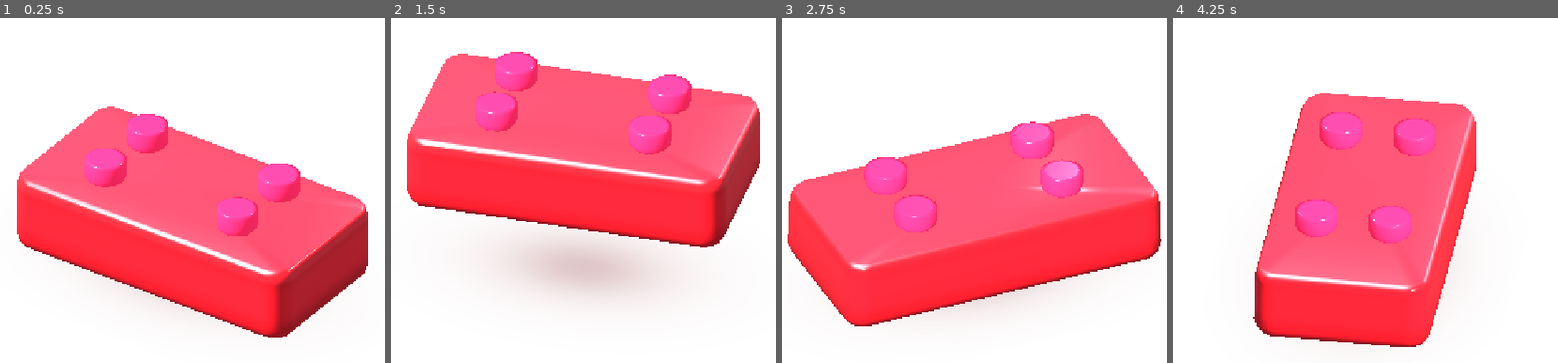
Above: before the commit, frames 1-4 (left to right).
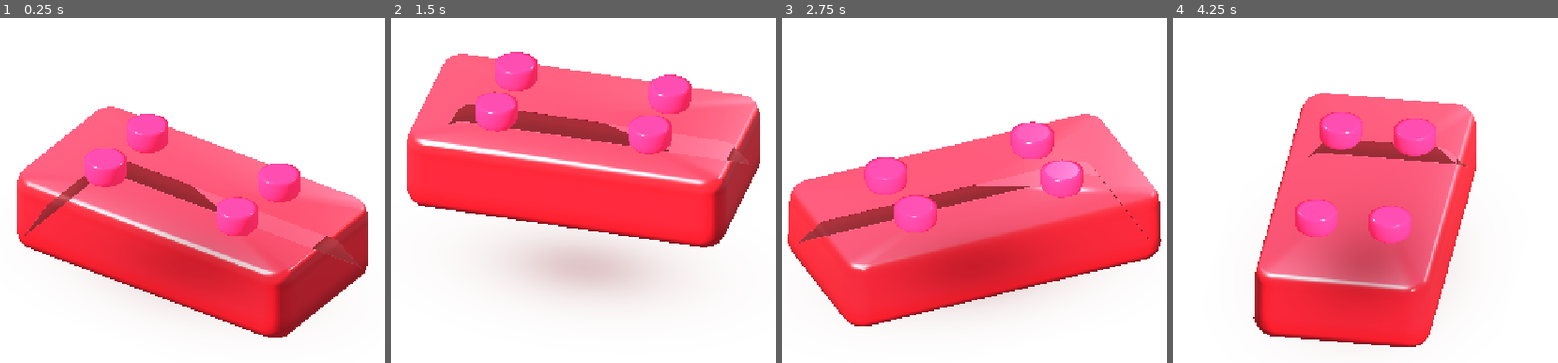
Above: after the commit, the same moments.

Repository: dbrckk/Jelly-bricks
Game: Godot game, scene res://prototypes/single_brick/interactive.tscn
The game is run twice, just before and just after one commit, with the same random seed, the same clock (stepped at 60 frames per second) and the same inputs. This scene is started directly instead of the project's main scene.
Inputs (mouse positions are in pixels of both pictures, inside the frame that each line leads up to):
- Up to frame 1 (0.25 s): no input
- Up to frame 2 (1.5 s): move the mouse to (564, 362) at 0.52 s; click (564, 362) at 0.67 s; drag from (710, 325) to (564, 362) at 1.27 s
- Up to frame 3 (2.75 s): move the mouse to (847, 97) at 2.02 s; click (847, 97) at 2.17 s
- Up to frame 4 (4.25 s): drag from (1384, 211) to (1238, 97) at 2.77 s; move the mouse to (1303, 24) at 3.52 s; click (1303, 24) at 3.67 s

The runs differ from the first frame. In frame 1, 6.3% of the frame differs, in the area x 6-94%, y 41-81%; in frame 2, 3.2%; in frame 3, 7.7%, in the area x 4-97%, y 28-81%; in frame 4, 5.7%.

Commit message:
feat(optics): optional bounded screen-space colored refraction for experimental gel

Diff:
--- a/native-godot/prototypes/single_brick/wet_gel.gdshader
+++ b/native-godot/prototypes/single_brick/wet_gel.gdshader
@@ -34,6 +34,10 @@
 // Dense colored transmission approximation without alpha sorting. Only
 // enabled on the Physics Lab; original static reference shots stay stable.
 uniform float interior_scatter : hint_range(0.0, 1.0) = 0.0;
+// Optional controlled screen-space transmission; disabled in production.
+uniform float screen_transmission : hint_range(0.0, 1.0) = 0.0;
+uniform float refraction_pixels : hint_range(0.0, 8.0) = 3.0;
+uniform sampler2D screen_tex : hint_screen_texture, filter_linear_mipmap;
 varying vec3 local_point;
 varying vec3 camera_local;
 
@@ -249,6 +253,23 @@
     // cylindrical flanks transmit more light than the thick 2x1 body.
     optical = mix(optical, pigment.rgb * mix(0.77, 0.99, crown),
         stud_mode * 0.46 * (1.0 - reflection * 0.5));
+    if (screen_transmission > 0.001) {
+        // Screen-space colored transmission. This samples only the already
+        // rendered background; it cannot refract hidden rear geometry.
+        // Opaque material avoids the sorting artefacts of alpha blending.
+        vec2 texel = 1.0 / vec2(textureSize(screen_tex, 0));
+        vec2 bend = n.xy * refraction_pixels * texel *
+            (0.28 + 0.72 * grazing);
+        vec2 uv = clamp(SCREEN_UV + bend, texel, vec2(1.0) - texel);
+        vec3 behind = textureLod(screen_tex, uv, 1.0).rgb;
+        float passage = exp(-0.85 * optical_path);
+        vec3 filtered = behind * (0.28 + pigment.rgb * 0.72) *
+            (0.36 + 0.64 * passage);
+        // Limit transparency to frontal, relatively thin sections.
+        float strength = screen_transmission *
+            (0.18 + 0.32 * passage) * (1.0 - grazing * 0.62);
+        optical = mix(optical, filtered, strength);
+    }
     ALBEDO = clamp(optical, vec3(0.0), vec3(1.0));
     // Alpha is intentionally absent in this optically dense first-pass test.
     ROUGHNESS = mix(0.095, 0.20, gel_milkiness);
